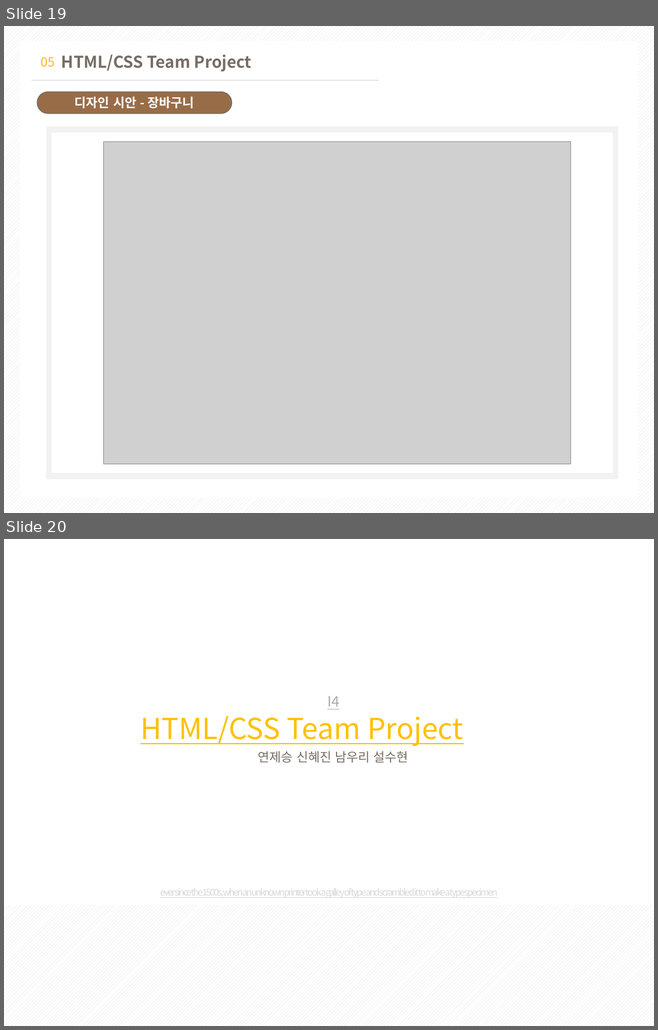
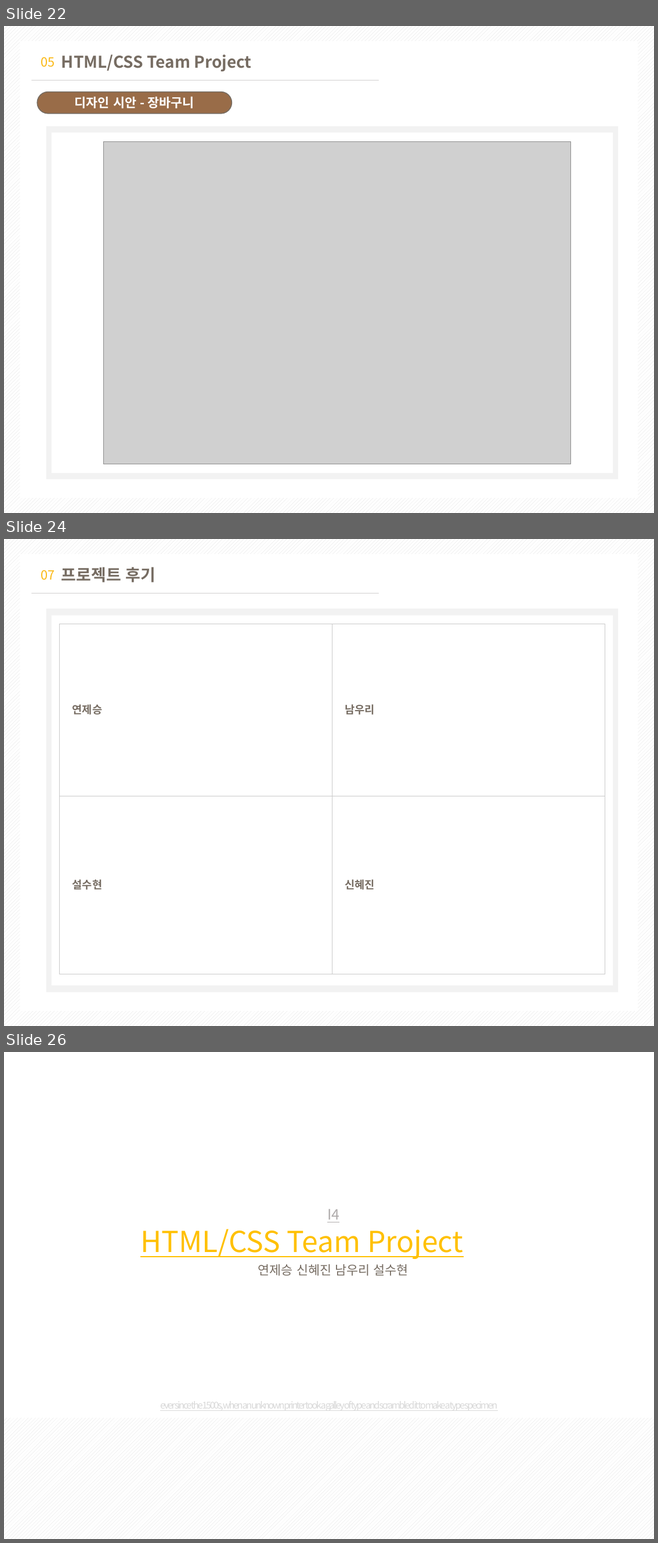
Before and after one commit to jeseung2/teamproject, a slide deck: pjt/teamPjt.pptx. Shown one above the other, each under a label of ours: slides 19 and 20 before the commit, slides 22, 24 and 26 after it; the slides between them are not shown. The pictures are 658x1030 and 658x1543 pixels, drawn with LibreOffice and Linux fonts; fonts in the diff are those of the drawing; grey boxes stand for pictures. Boxes give left, top, right and bottom in pixels: in the first picture for what was removed or moved away, otherwise in the second. Text is boxed around its words. In the diff, an @@ line names an element or a change of style, - is before the commit and + after.

```diff
--- a/pjt/teamPjt.pptx
+++ b/pjt/teamPjt.pptx
@@ slide 24 added at <box>4,539,654,1026</box>, background pattern #D9D9D9 on #FFFFFF; not listed: 2 template elements that a slide beside it also shows @@
@@ text added at <box>41,570,55,580</box>, 14 pt, text gradient #FBB915 to #FDB814 @@
+07
@@ text added at <box>61,567,156,583</box>, 18 pt, text #766C62, bold @@
+프로젝트 후기
@@ rectangle added at <box>46,609,618,993</box>, fill #F2F2F2 @@
@@ rectangle added at <box>52,616,612,986</box>, fill #FFFFFF @@
@@ text added at <box>59,624,332,797</box>, outline #C9C9C9 1 pt, 12 pt, text #766C62, bold @@
+연제승
@@ text added at <box>332,624,605,797</box>, outline #C9C9C9 1 pt, 12 pt, text #766C62, bold @@
+남우리
@@ text added at <box>59,797,332,974</box>, outline #C9C9C9 1 pt, 12 pt, text #766C62, bold @@
+설수현
@@ text added at <box>332,797,605,974</box>, outline #C9C9C9 1 pt, 12 pt, text #766C62, bold @@
+신혜진
@@ what was slide 19 is now slide 22 @@
@@ what was slide 20 is now slide 26 @@
```
Also in this commit, not shown: 4 slides changed, 5 other slides added.
